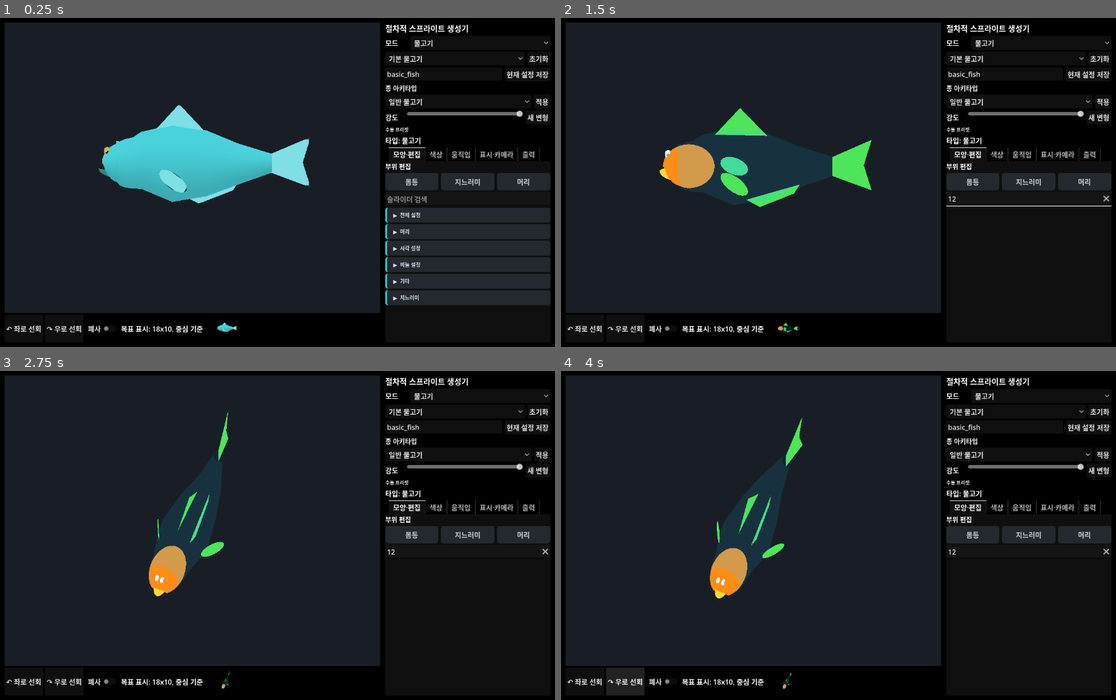
Above: before the commit, frames 1-4 (two rows, left to right).
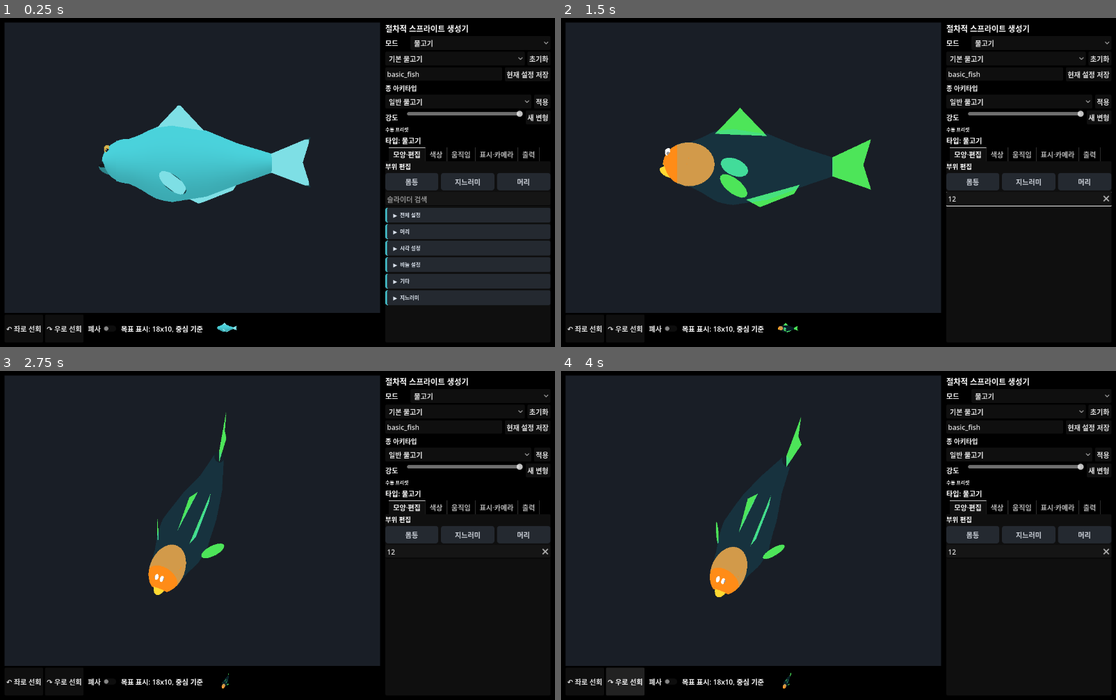
Above: after the commit, the same moments.

Repository: currywhaleshark/aquarium_sprite_mock-up_generator
Game: Godot game, scene res://scenes/Main.tscn
The game is run twice, just before and just after one commit, with the same random seed, the same clock (stepped at 60 frames per second) and the same inputs.
Inputs (mouse positions are in pixels of both pictures, inside the frame that each line leads up to):
- Up to frame 1 (0.25 s): no input
- Up to frame 2 (1.5 s): click (1027, 198) at 0.52 s; type "12" at 0.6 s; tap Enter at 1.25 s; move the mouse to (960, 166) at 1.27 s; hold D from 1.28 s (still down); tap R at 1.35 s; click (960, 166) at 1.42 s
- Up to frame 3 (2.75 s): tap Space at 1.52, 1.82 s; release D at 2 s; drag from (166, 551) to (249, 601) at 2.02 s
- Up to frame 4 (4 s): click "↶ 좌로 선회" at 2.75 s; click "↷ 우로 선회" at 3.5 s

The runs differ from the first frame. In frame 1, 0.3% of the frame differs, in the area x 17-56%, y 26-96%; in frame 2, 0.4%, in the area x 17-57%, y 27-96%; in frame 3, 0.3%; in frame 4, 0.3%.

Commit message:
Smooth head/body-shell neck junction
The body shell pinched then flared at the neck, leaving a hard vertical
collar/step where it met the head, plus a proud rim "lip" standing off the
head surface.

- Subdivide the snout->head->front_body->mid_body shell segments so the
  shoulder transition tessellates as a smooth tube instead of flat facets.
- Add _smooth_neck_shell_profile: floor the neck vertical radius to a
  monotone snout->shoulder ramp and ease the centreline, removing the
  pinch/waist+collar step.
- Hold the shell's leading-edge clearance near zero (delayed ramp) so the
  rim sits flush on the head with no lip; add a width (radius_z) enclosure
  floor so the wider head can't poke out sideways at the neck.

HeadShellSeamTest and HeadShellAttachmentTest pass. Adds NeonSeamShot dev
tool to render any preset's neck junction.

Co-Authored-By: Claude Opus 4.8 <noreply@anthropic.com>

Diff:
--- /dev/null
+++ b/scenes/NeonSeamShot.tscn
@@ -0,0 +1,6 @@
+[gd_scene format=3 uid="uid://b8neonseamshot01"]
+
+[ext_resource type="Script" path="res://scripts/tools/NeonSeamShot.gd" id="1_neonseam"]
+
+[node name="NeonSeamShot" type="Node"]
+script = ExtResource("1_neonseam")
--- a/scripts/creature/FishRig.gd
+++ b/scripts/creature/FishRig.gd
@@ -474,24 +474,73 @@
 			float(ring.get("right_flatness", 0.0))
 		))
 		shell_ring_ids.append(String(ring.get("id", "ring_%d" % i)))
+	_smooth_neck_shell_profile()
 	shell_tail_pivot_1_x = _ring_x_by_id("rear_body", body_length * 0.48)
 	shell_tail_pivot_2_x = _ring_x_by_id("tail_stem", shell_tail_pivot_1_x + tail_length * 0.5)
 
+func _shell_index_by_id(id: String) -> int:
+	for i in shell_ring_ids.size():
+		if String(shell_ring_ids[i]) == id:
+			return i
+	return -1
+
+# Remove the vertical "collar / waist" step at the head/body junction. The
+# head-contour blend pulls the neck rings' vertical radius down toward the head's
+# back, which necks to zero, while the first un-blended trunk ring (front_body)
+# keeps its full radius - leaving a pinch-then-flare step at the neck. Floor the
+# vertical radius across the neck to a smooth monotone ramp between the snout ring
+# and the shoulder (front_body) ring, and ease the centreline the same way so the
+# top/bottom silhouette flows in one line. The radius change is a floor (max) so it
+# only ever raises a pinched ring: it never shrinks an intentional head bulge and
+# never lets the rigid head poke out of the shell.
+func _smooth_neck_shell_profile() -> void:
+	var snout_i := _shell_index_by_id("snout")
+	var shoulder_i := _shell_index_by_id("front_body")
+	if snout_i < 0 or shoulder_i <= snout_i + 1:
+		return
+	var x0 := shell_profile[snout_i].x
+	var x1 := shell_profile[shoulder_i].x
+	if x1 <= x0:
+		return
+	var ry0 := shell_profile[snout_i].y
+	var ry1 := shell_profile[shoulder_i].y
+	var cy0 := float(shell_center_y_offsets[snout_i])
+	var cy1 := float(shell_center_y_offsets[shoulder_i])
+	for i in range(snout_i + 1, shoulder_i):
+		var p: Vector3 = shell_profile[i]
+		var t := smoothstep(0.0, 1.0, (p.x - x0) / (x1 - x0))
+		var ramp_y := lerpf(ry0, ry1, t)
+		if ramp_y > p.y:
+			shell_profile[i] = Vector3(p.x, ramp_y, p.z)
+		shell_center_y_offsets[i] = lerpf(cy0, cy1, t)
+
 func _shell_profile_rings_with_head_support(rings: Array) -> Array:
+	var normalized: Array = []
+	for i in rings.size():
+		normalized.append(BodyProfileScript.normalize_ring(rings[i], i))
+	if normalized.size() < 2:
+		return normalized
+	# Interpolated cross-sections inserted into each early segment so the
+	# head -> shoulder -> trunk transition renders as a smooth tube instead of a
+	# faceted collar/step at the neck. Index = segment start (0 = snout->head,
+	# 1 = head->front_body, 2 = front_body->mid_body).
+	var segment_fill := [3, 3, 2]
 	var profile_rings: Array = []
-	for i in rings.size():
-		profile_rings.append(BodyProfileScript.normalize_ring(rings[i], i))
-	if profile_rings.size() < 2:
-		return profile_rings
-	var first: Dictionary = profile_rings[0]
-	var second: Dictionary = profile_rings[1]
-	var first_x := float(first.get("x", 0.0))
-	var second_x := float(second.get("x", first_x))
-	if second_x <= first_x:
-		return profile_rings
-	profile_rings.insert(1, _interpolate_shell_ring(first, second, 0.12, "__head_attach_1"))
-	profile_rings.insert(2, _interpolate_shell_ring(first, second, 0.33, "__head_attach_2"))
-	profile_rings.insert(3, _interpolate_shell_ring(first, second, 0.66, "__head_attach_3"))
+	var counter := 0
+	for i in normalized.size():
+		profile_rings.append(normalized[i])
+		if i >= normalized.size() - 1 or i >= segment_fill.size():
+			continue
+		var count := int(segment_fill[i])
+		if count <= 0:
+			continue
+		var a: Dictionary = normalized[i]
+		var b: Dictionary = normalized[i + 1]
+		if float(b.get("x", 0.0)) <= float(a.get("x", 0.0)):
+			continue
+		for k in range(1, count + 1):
+			counter += 1
+			profile_rings.append(_interpolate_shell_ring(a, b, float(k) / float(count + 1), "__neck_fill_%d" % counter))
 	return profile_rings
 
 func _interpolate_shell_ring(first: Dictionary, second: Dictionary, weight: float, ring_id: String) -> Dictionary:
@@ -653,8 +702,15 @@
 
 	var blend_factor := clampf((x_local_unscaled - (-0.22)) / (0.5 - (-0.22)), 0.0, 1.0)
 
-	var exp_offset_y := lerpf(HEAD_SHELL_ATTACH_EPSILON, shell_expand * lerpf(1.0, 0.22, ring_x), blend_factor)
-	var exp_offset_z := lerpf(HEAD_SHELL_ATTACH_EPSILON, shell_expand * lerpf(1.0, 0.18, ring_x), blend_factor)
+	# Clearance (breathing room of the shell above the head) is held near zero at the
+	# leading edge so the shell rim sits flush ON the head surface and appears to grow
+	# out of it with no proud "lip / hood" ledge at the neck; it ramps up to the full
+	# shell_expand gap only deeper into the trunk. Delaying the ramp (vs. blend_factor)
+	# is what removes the visible seam ring without letting the rigid head poke out
+	# (the radius floor below still keeps the shell enclosing the head).
+	var clearance_t := smoothstep(0.3, 1.0, blend_factor)
+	var exp_offset_y := lerpf(HEAD_SHELL_ATTACH_EPSILON, shell_expand * lerpf(1.0, 0.22, ring_x), clearance_t)
+	var exp_offset_z := lerpf(HEAD_SHELL_ATTACH_EPSILON, shell_expand * lerpf(1.0, 0.18, ring_x), clearance_t)
 
 	var target_y := lerpf(r_head_y, radius_y - shell_expand * lerpf(1.0, 0.22, ring_x), blend_factor) + exp_offset_y
 	var target_z := lerpf(r_head_z, radius_z - shell_expand * lerpf(1.0, 0.18, ring_x), blend_factor) + exp_offset_z
@@ -684,6 +740,11 @@
 		# rigid head. This is a floor (never grows past the head's natural size) so it does
 		# NOT fatten the head or create a head/body step; it only cancels the over-shrink.
 		target_y = maxf(target_y, r_head_y + exp_offset_y)
+		# Same enclosure floor for the width: with the leading-edge clearance pulled in
+		# (above), the thin snout body profile could otherwise let the wider head poke
+		# out sideways at the neck. Floor the shell width to the head's own width so it
+		# always encloses the rigid head without re-introducing a proud lip.
+		target_z = maxf(target_z, r_head_z + exp_offset_z)
 
 	return {
 		"radius_y": maxf(target_y, 0.035),
--- /dev/null
+++ b/scripts/tools/NeonSeamShot.gd
@@ -0,0 +1,92 @@
+extends Node
+
+# Dev-only: loads the user "네온테트라" preset and renders the head/body-shell
+# junction at several angles so the neck seam (step / awkward joint) is visible.
+# Run NON-headless (needs GPU):
+#   Godot_..._console.exe --path . scenes/NeonSeamShot.tscn -- preset=네온테트라 tag=before
+const FishRigScript := preload("res://scripts/creature/FishRig.gd")
+const PresetStoreScript := preload("res://scripts/presets/PresetStore.gd")
+
+func _ready() -> void:
+	var preset_name := "네온테트라"
+	var tag := "before"
+	for arg in OS.get_cmdline_user_args():
+		var text := String(arg)
+		if text.begins_with("preset="):
+			preset_name = text.trim_prefix("preset=")
+		elif text.begins_with("tag="):
+			tag = text.trim_prefix("tag=")
+
+	var preset := {}
+	for candidate in PresetStoreScript.load_all():
+		if String(candidate.get("name", "")) == preset_name:
+			preset = candidate
+			break
+	if preset.is_empty():
+		push_error("NEON_SEAM_PRESET_NOT_FOUND %s" % preset_name)
+		get_tree().quit(1)
+		return
+
+	var vp := SubViewport.new()
+	vp.size = Vector2i(900, 600)
+	vp.transparent_bg = false
+	vp.own_world_3d = true
+	vp.render_target_update_mode = SubViewport.UPDATE_ALWAYS
+	add_child(vp)
+
+	var env := WorldEnvironment.new()
+	var e := Environment.new()
+	e.background_mode = Environment.BG_COLOR
+	e.background_color = Color(0.10, 0.13, 0.16)
+	e.ambient_light_source = Environment.AMBIENT_SOURCE_COLOR
+	e.ambient_light_color = Color(0.85, 0.85, 0.85)
+	e.ambient_light_energy = 1.0
+	env.environment = e
+	vp.add_child(env)
+
+	# Same key/fill as Main preview world so shading matches the app.
+	var key_light := DirectionalLight3D.new()
+	key_light.light_energy = 2.1
+	key_light.rotation_degrees = Vector3(-42.0, -34.0, 0.0)
+	vp.add_child(key_light)
+	var fill := OmniLight3D.new()
+	fill.light_energy = 0.45
+	fill.position = Vector3(-1.2, 1.1, 2.0)
+	vp.add_child(fill)
+
+	var cam := Camera3D.new()
+	cam.projection = Camera3D.PROJECTION_ORTHOGONAL
+	cam.size = 2.0
+	cam.position = Vector3(0.0, 0.0, 5.0)
+	cam.current = true
+	vp.add_child(cam)
+
+	var fish: FishRig = FishRigScript.new()
+	fish.auto_animate = false
+	vp.add_child(fish)
+	fish.set_parameters(preset.get("parameters", {}))
+	await get_tree().process_frame
+
+	# Head sits around head_offset (-0.66 for neon). Frame the neck region.
+	var variants := [
+		{"name": "side", "size": 1.7, "cx": -0.35, "cy": 0.0, "ry": 0.0},
+		{"name": "neck", "size": 0.85, "cx": -0.55, "cy": 0.05, "ry": 0.0},
+		{"name": "q34", "size": 1.0, "cx": -0.5, "cy": 0.05, "ry": 32.0},
+		{"name": "q34_zoom", "size": 0.6, "cx": -0.55, "cy": 0.05, "ry": 32.0},
+		{"name": "top", "size": 1.2, "cx": -0.45, "cy": 0.0, "ry": 0.0, "rx": 55.0},
+	]
+	DirAccess.make_dir_recursive_absolute(ProjectSettings.globalize_path("res://exports/_shots"))
+	for variant in variants:
+		cam.size = float(variant["size"])
+		cam.position = Vector3(float(variant["cx"]), float(variant.get("cy", 0.0)), 5.0)
+		fish.rotation_degrees = Vector3(float(variant.get("rx", 0.0)), float(variant.get("ry", 0.0)), 0.0)
+		await get_tree().process_frame
+		fish.apply_pose(0.0)
+		await RenderingServer.frame_post_draw
+		await RenderingServer.frame_post_draw
+		var img := vp.get_texture().get_image()
+		img.convert(Image.FORMAT_RGBA8)
+		var path := "res://exports/_shots/neon_%s_%s.png" % [String(variant["name"]), tag]
+		img.save_png(path)
+		print("NEON_SEAM_SHOT_SAVED ", path)
+	get_tree().quit(0)
Not shown, added: scripts/tools/NeonSeamShot.gd.uid
